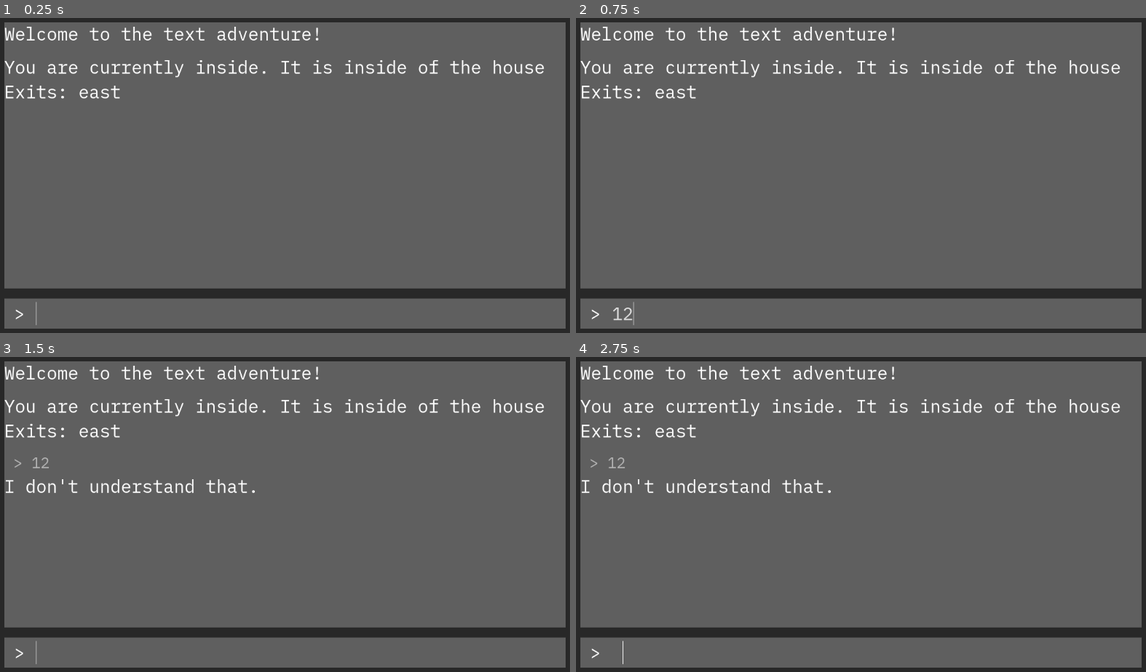
Above: before the commit, frames 1-4 (two rows, left to right).
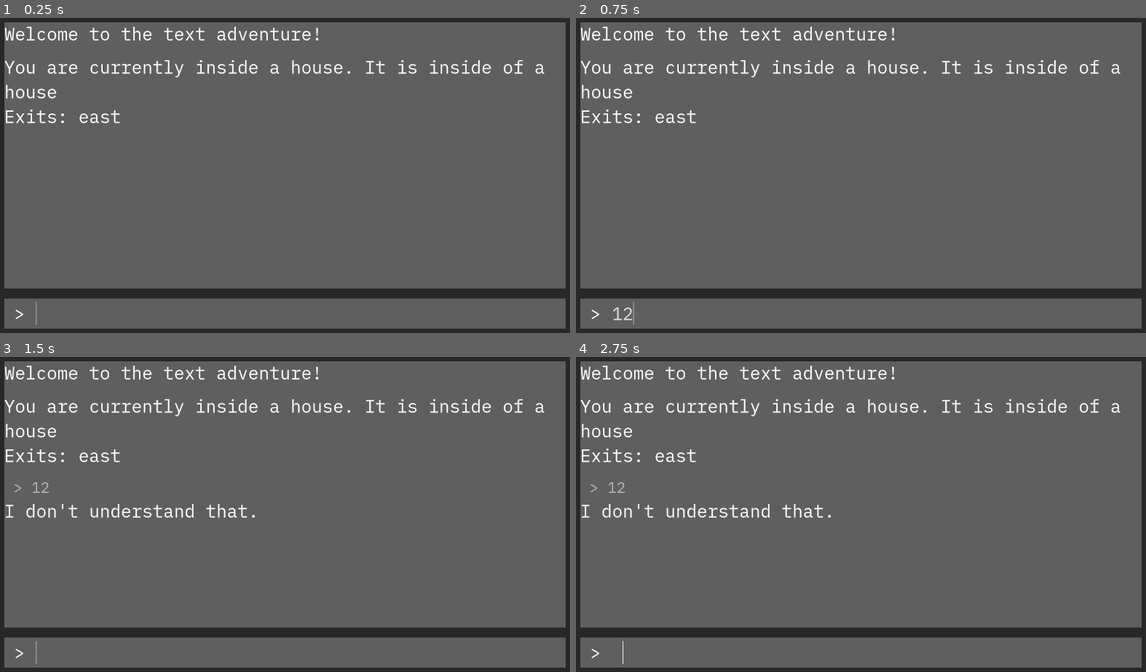
Above: after the commit, the same moments.

Repository: alephmembeth/textadventure-from-scratch
Game: Godot game, scene res://game.tscn
The game is run twice, just before and just after one commit, with the same random seed, the same clock (stepped at 60 frames per second) and the same inputs.
Inputs (mouse positions are in pixels of both pictures, inside the frame that each line leads up to):
- Up to frame 1 (0.25 s): no input
- Up to frame 2 (0.75 s): click (878, 314) at 0.52 s; type "12" at 0.6 s
- Up to frame 3 (1.5 s): tap Enter at 1.25 s
- Up to frame 4 (2.75 s): tap Space at 2 s

The runs differ from the first frame. In frame 1, 1.3% of the frame differs, in the area x 1-96%, y 13-34%; in frame 2, 1.3%; in frame 3, 2.4%, in the area x 1-96%, y 13-52%; in frame 4, 2.4%.

Commit message:
Implement tool script for areas

Diff:
--- a/area.gd
+++ b/area.gd
@@ -1,10 +1,22 @@
+@tool
+
 extends PanelContainer
 class_name Area
 
-@export var area_name = "Area Name"
-@export var area_description = "Description of the area."
+@export_multiline var area_name : String = "Area Name" : set = set_area_name
+@export_multiline var area_description : String = "Description of the area." : set = set_area_description
 
 var exits: Dictionary = {}
+
+
+func set_area_name(new_area_name: String):
+	$margins/rows/area_name.text = new_area_name
+	area_name = new_area_name
+
+
+func set_area_description(new_area_description: String):
+	$margins/rows/area_description.text = new_area_description
+	area_description = new_area_description
 
 
 func connect_exits(direction: String, area: Area):
--- a/game.tscn
+++ b/game.tscn
@@ -38,16 +38,16 @@
 [node name="inside" parent="area_manager" instance=ExtResource("3_ivh7q")]
 offset_top = -279.0
 offset_bottom = -79.0
-area_name = "inside"
-area_description = "inside of the house"
+area_name = "inside a house"
+area_description = "inside of a house"
 
 [node name="outside" parent="area_manager" instance=ExtResource("3_ivh7q")]
 offset_left = 294.0
 offset_top = -279.0
 offset_right = 544.0
 offset_bottom = -79.0
-area_name = "outside"
-area_description = "outside of the house"
+area_name = "outside a house"
+area_description = "outside of a house"
 
 [node name="interface" type="PanelContainer" parent="."]
 layout_mode = 1
